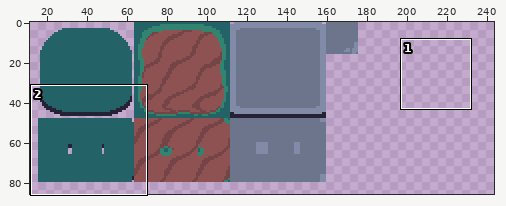
Two states of a pixel-art file, assets/Art/Source/Tileset.aseprite. The picture above shows the old version from afar; the outline marks the close-up.
Close-up. The starting point:
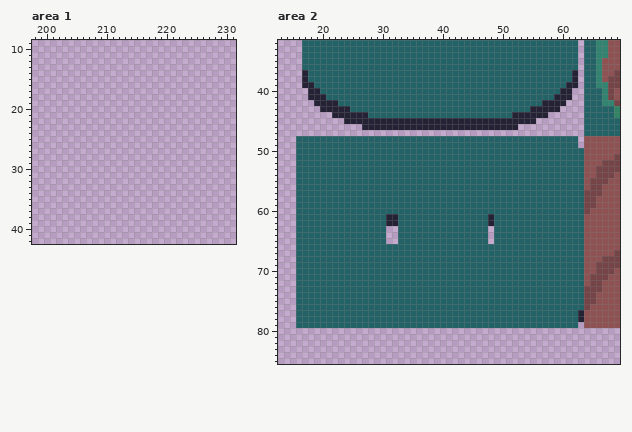
512x512 pixels, 1 frame. Shown: area 1: x 198..231, y 9..42; area 2: x 13..69, y 32..85. The wide view leaves out empty margins. The commit also changed other parts of the picture, which this record leaves out.
After:
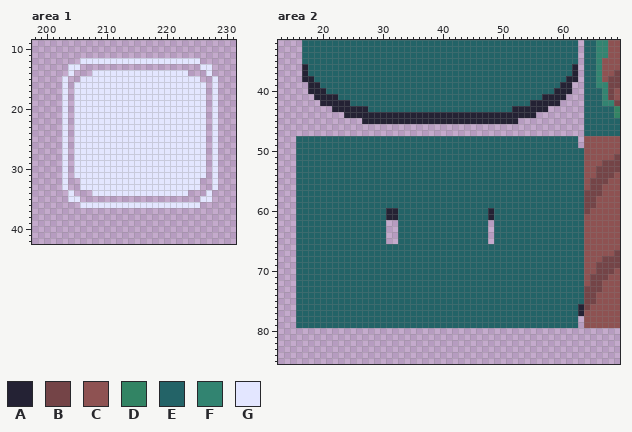
Palette (. is transparent): A #242234  B #744447  C #8e5252  D #328464  E #236367  F #328471  G #e3e6ff
The edit:
Area 1:
The edit adds colour G in row 12 at x 206 to 225; in row 13 at x 204 to 205 and 226 to 227; in row 14 at x 204, 208 to 223 and 227; in row 15 at x 203, 206 to 225 and 228; in rows 16 to 31 at x 203, 205 to 226 and 228; in rows 32 to 33 at x 203, 206 to 225 and 228.
The edit adds colour G in row 34 at x 204, 208 to 223 and 227; in row 35 at x 204 to 205 and 226 to 227; in row 36 at x 206 to 225.
Area 2:
Colour E gives way to colour A in row 36 at x 17 and 62; in row 38 at x 18 and 61; in row 39 at x 19 and 60; in row 40 at x 20 and 59; in row 41 at x 21 to 22 and 57 to 58; in row 42 at x 23 to 24 and 55 to 56.
Colour E gives way to colour A in row 43 at x 25 to 27 and 52 to 54; in row 44 at x 28 to 51; in row 60 at x 31 to 32 and 48; in row 76 at x 63.
Colour A is gone in row 39 at x 17 and 62; in row 41 at x 18 and 61; in row 42 at x 19 and 60; in row 43 at x 20 to 21 and 58 to 59; in row 44 at x 22 to 23 and 56 to 57; in row 45 at x 24 to 26 and 53 to 55.
Colour A is gone in row 46 at x 27 to 52; in row 62 at x 31 to 32 and 48; in row 78 at x 63.
Boxes around the changes in both close-ups, in picture pixels (x1, y1, x2, y2):
added: (62, 58, 218, 208)
changed: (302, 64, 578, 130)
changed: (386, 208, 398, 226)
changed: (488, 208, 494, 226)
changed: (578, 304, 584, 322)
